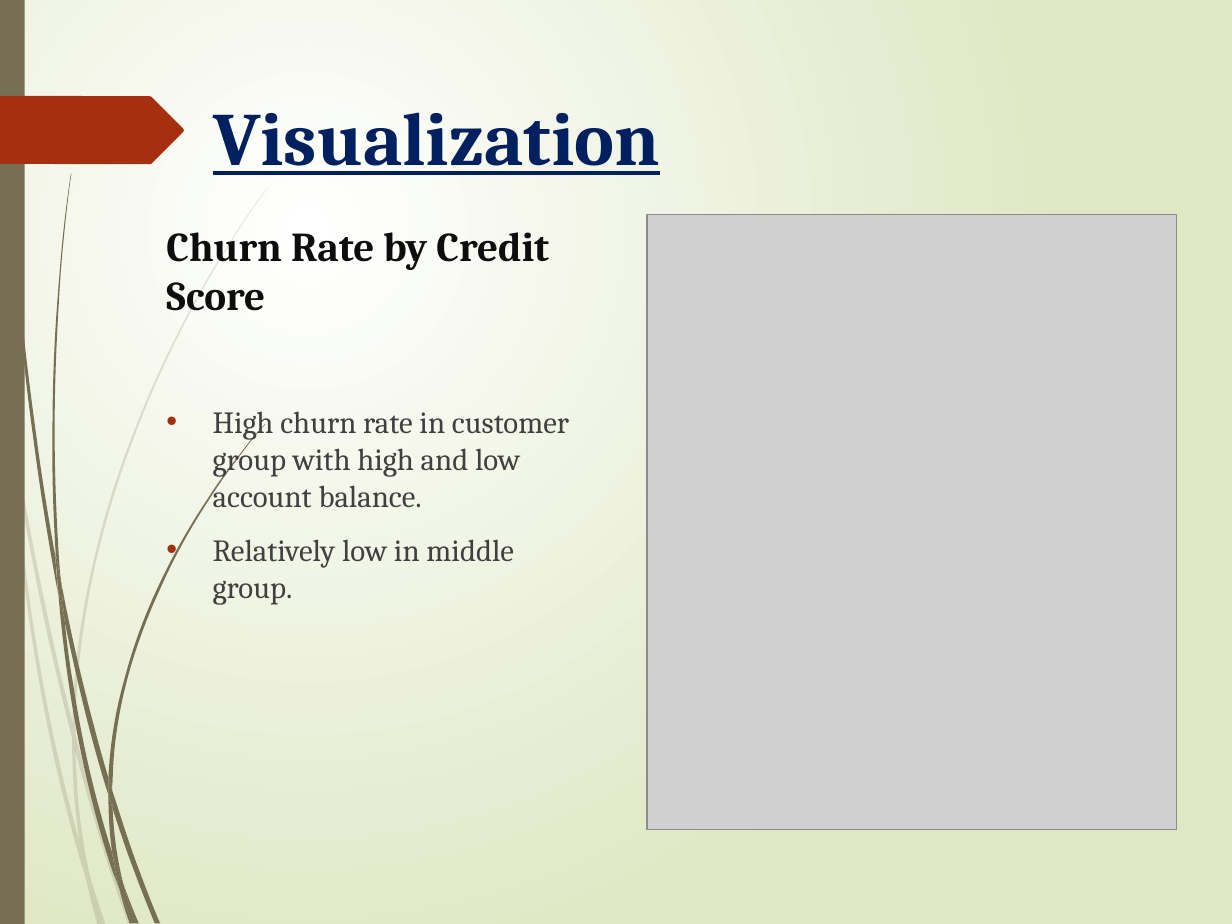
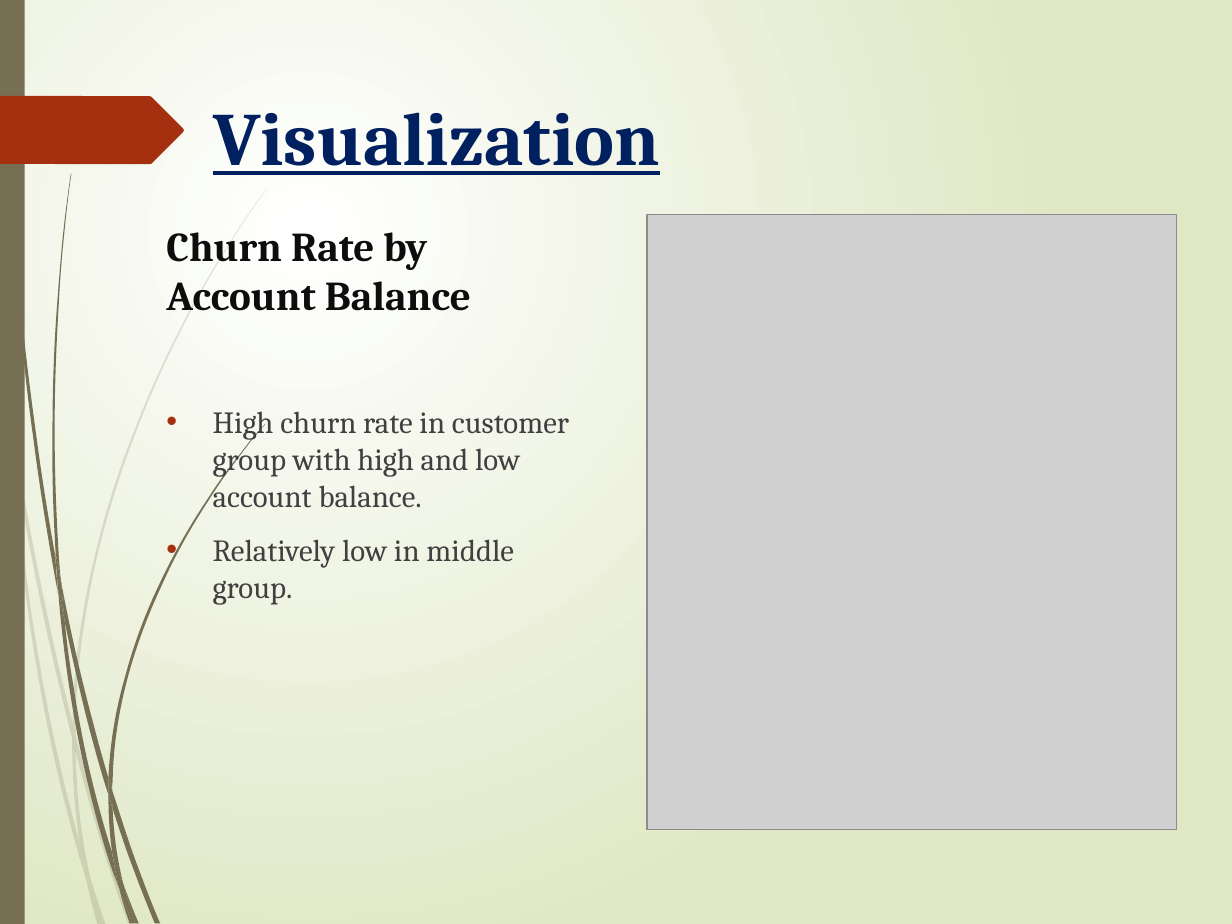
Before and after one commit to MariyaBuilds/Banking-Customer-Churn-Analysis, a slide deck: slide 9 of BankCustomerchurnanalysis.pptx. Drawn at 1232x924 pixels with LibreOffice and Linux fonts; fonts in the diff are those of the drawing; grey boxes stand for pictures. Boxes give left, top, right and bottom in pixels: in the first picture for what was removed or moved away, otherwise in the second. Text is boxed around its words. In the diff, an @@ line names an element or a change of style, - is before the commit and + after.

```diff
--- a/BankCustomerchurnanalysis.pptx
+++ b/BankCustomerchurnanalysis.pptx
@@ text at box(166, 232, 471, 311): text changed @@
-Churn Rate by Credit Score
+Churn Rate by Account Balance
```
Also in this commit, not shown: 1 other slide changed, 1 slide added.
